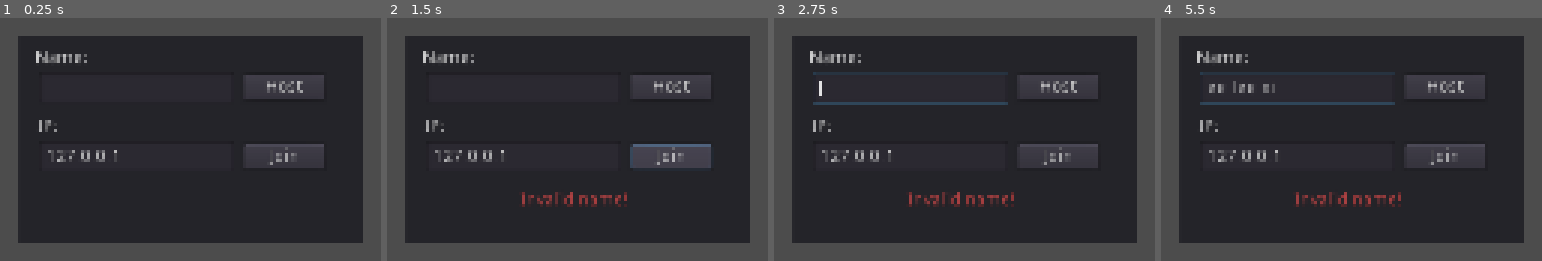
Above: before the commit, frames 1-4 (left to right).
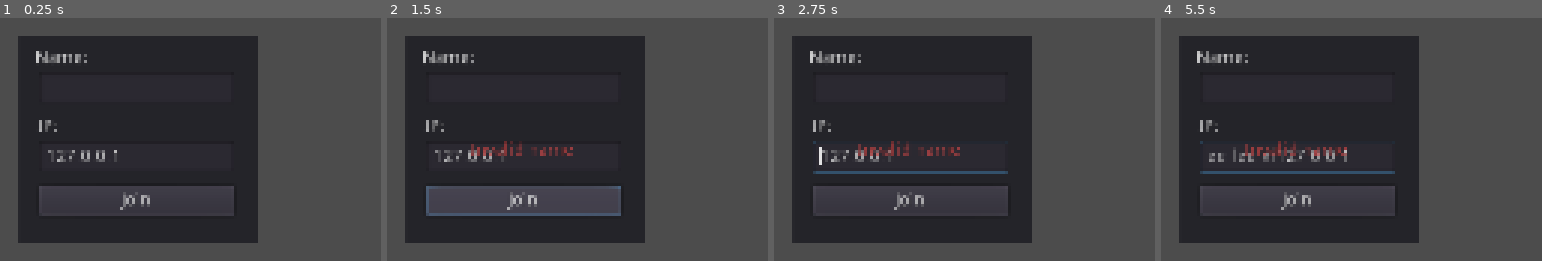
Above: after the commit, the same moments.

Repository: mirondorin/DQ-RL
Game: Godot game, scene res://scenes/SceneHandler.tscn
Same seed, same stepped clock (60 frames per second), same inputs: the game is played once before the commit and once after it. Before the commit the project starts from res://scenes/lobby.tscn.
Inputs (mouse positions are in pixels of both pictures, inside the frame that each line leads up to):
- Up to frame 1 (0.25 s): no input
- Up to frame 2 (1.5 s): click (672, 86) at 0.5 s, where only the run before the commit has a clickable "Host"; click "Join" at 1.25 s
- Up to frame 3 (2.75 s): move the mouse to (outside the picture) at 2.02 s; hold Right (ui_right) from 2.03 s (still down); tap E (interact) at 2.1 s; tap Up (ui_up) at 2.27 s
- Up to frame 4 (5.5 s): tap Enter at 2.75, 4.25 s; move the mouse to (outside the picture) at 2.77 s; tap I (hold_direction) at 2.85 s; tap Up (ui_up) at 3.02, 4.52, 5.27 s; tap E (interact) at 3.05, 3.6, 4.55, 5.3 s; tap Space at 3.5, 5 s; move the mouse to (outside the picture) at 3.52 s; release Right (ui_right) at 3.53 s; hold Left (ui_left) 3.53-4.28 s; move the mouse to (outside the picture) at 4.27 s; hold Right (ui_right) from 4.28 s (still down); tap X (special_attack) at 4.35 s; move the mouse to (outside the picture) at 5.02 s; hold L (utility) from 5.03 s (still down)

The runs differ from the first frame. In frame 1, 25% of the frame differs, in the area x 10-96%, y 7-93%; in frame 2, 28%; in frame 3, 28%; in frame 4, 29%.
Error after the commit: Parse Error: Can't preload resource at path: res://materials/white.tres (res://scripts/mobs/Mob_base.gd:3)

Commit message:
Added client side lobby management with integrated server

Diff:
--- a/project.godot
+++ b/project.godot
@@ -16,11 +16,11 @@
 [application]
 
 config/name="DQ-RL"
-run/main_scene="res://scenes/lobby.tscn"
+run/main_scene="res://scenes/SceneHandler.tscn"
 
 [autoload]
 
-gamestate="*res://scripts/Gamestate.gd"
+Server="*res://scenes/Singleton/Server.gd"
 
 [debug]
 
--- /dev/null
+++ b/scenes/SceneHandler.tscn
@@ -0,0 +1,6 @@
+[gd_scene load_steps=2 format=2]
+
+[ext_resource path="res://scripts/SceneHandler.gd" type="Script" id=1]
+
+[node name="SceneHandler" type="Node"]
+script = ExtResource( 1 )
--- /dev/null
+++ b/scenes/Singleton/Server.gd
@@ -0,0 +1,67 @@
+extends Node
+
+var network = NetworkedMultiplayerENet.new()
+var ip = "127.0.0.1"
+var port = 10567
+var username
+
+
+func _ready():
+	pass
+
+
+func ConnectToServer(_username = "Guest", _ip = "127.0.0.1"):
+	username = _username
+	ip = _ip
+	network.create_client(ip, port)
+	get_tree().set_network_peer(network)
+	network.connect("connection_failed", self, "_OnConnectionFailed")
+	network.connect("connection_succeeded", self, "_OnConnectionSucceeded")
+
+
+func _OnConnectionFailed():
+	print("Failed to connect")
+	print("To enable join button")
+
+
+func _OnConnectionSucceeded():
+	print("Succesfully connected")
+	RequestJoin()
+
+
+func RequestJoin():
+	print("Connecting to request join")
+	rpc_id(1, "JoinRequest", username)
+	username = ""  # so that sniffers do not sniff it
+
+
+remote func ReturnJoinRequest(results):
+	print("results received: " + str(results))
+	if results == true:
+		get_tree().get_root().get_node("SceneHandler").lobby_instance._on_connection_success()
+		print("Joined in lobby")
+
+
+func FetchGameData(data_name, requester):
+	rpc_id(1, "FetchGameData", data_name, requester)
+
+
+remote func ReturnGameData(data_name, s_data, requester):
+	instance_from_id(requester).SetData(data_name, s_data)
+
+
+func FetchPlayerList(requester):
+	print("Fetching player list")
+	rpc_id(1, "FetchPlayerList", requester)
+
+
+remote func ReturnPlayerList(s_players, requester):
+	print("Returning player list")
+	print(s_players)
+	instance_from_id(requester).set_player_list(s_players)
+
+
+remote func SignalPlayerListRefresh(s_players):
+#	TODO: this could be better with an emit("signal")
+	print("Being notified of new player connection")
+	get_tree().get_root().get_node("SceneHandler").lobby_instance.set_player_list(s_players)
--- a/scenes/lobby.tscn
+++ b/scenes/lobby.tscn
@@ -62,22 +62,15 @@
 is forwarded on your router."
 align = 1
 
-[node name="FindPublicIP" type="LinkButton" parent="Players"]
-margin_left = 168.0
-margin_top = 393.5
-margin_right = 341.0
-margin_bottom = 407.5
-text = "Find your public IP address"
-
 [node name="Connect" type="Panel" parent="."]
-anchor_left = 0.5
+anchor_left = 0.478
 anchor_top = 0.5
-anchor_right = 0.5
+anchor_right = 0.478
 anchor_bottom = 0.5
-margin_left = -138.5
-margin_top = -83.5
-margin_right = 138.5
-margin_bottom = 83.5
+margin_left = -95.76
+margin_top = -83.0
+margin_right = 97.24
+margin_bottom = 84.0
 size_flags_horizontal = 2
 size_flags_vertical = 2
 
@@ -116,24 +109,15 @@
 size_flags_horizontal = 2
 size_flags_vertical = 2
 text = "127.0.0.1"
-
-[node name="Host" type="Button" parent="Connect"]
-margin_left = 181.0
-margin_top = 31.0
-margin_right = 246.0
-margin_bottom = 51.0
-size_flags_horizontal = 2
-size_flags_vertical = 2
-text = "Host"
 __meta__ = {
 "_edit_use_anchors_": false
 }
 
 [node name="Join" type="Button" parent="Connect"]
-margin_left = 181.0
-margin_top = 87.0
-margin_right = 246.0
-margin_bottom = 107.0
+margin_left = 17.0
+margin_top = 120.0
+margin_right = 173.0
+margin_bottom = 144.0
 size_flags_horizontal = 2
 size_flags_vertical = 2
 text = "Join"
@@ -142,10 +126,10 @@
 }
 
 [node name="ErrorLabel" type="Label" parent="Connect"]
-margin_left = 15.0
-margin_top = 125.0
-margin_right = 257.0
-margin_bottom = 139.0
+margin_left = 17.5612
+margin_top = 85.0
+margin_right = 173.561
+margin_bottom = 109.0
 size_flags_horizontal = 2
 size_flags_vertical = 0
 custom_colors/font_color = Color( 0.820312, 0.291595, 0.291595, 1 )
@@ -157,6 +141,4 @@
 size_flags_horizontal = 2
 size_flags_vertical = 2
 [connection signal="pressed" from="Players/Start" to="." method="_on_start_pressed"]
-[connection signal="pressed" from="Players/FindPublicIP" to="." method="_on_find_public_ip_pressed"]
-[connection signal="pressed" from="Connect/Host" to="." method="_on_host_pressed"]
 [connection signal="pressed" from="Connect/Join" to="." method="_on_join_pressed"]
--- a/scripts/Levels/tutorial1.gd
+++ b/scripts/Levels/tutorial1.gd
@@ -13,10 +13,11 @@
 	$MobStatic.stats['health'] = 99999
 
 func _process(delta):
-	for player in players:
-		if player.stats['health'] <= 0:
-			player.position = currentrespawn.position
-			player.stats['health'] = respawnhealth
+#	for player in players:
+#		if player.stats['health'] <= 0:
+#			player.position = currentrespawn.position
+#			player.stats['health'] = respawnhealth
+	pass
 
 
 func _on_StartTrigger_area_entered(area):
--- a/scripts/NewLevelDoor.gd
+++ b/scripts/NewLevelDoor.gd
@@ -4,8 +4,9 @@
 	pass
 
 sync func do_interact():
-	if is_network_master():
-		gamestate.change_level()
+#	if is_network_master():
+#		gamestate.change_level()
+	pass
 
 func interact():
 	rpc("do_interact")
--- a/scripts/PhysicsEntity.gd
+++ b/scripts/PhysicsEntity.gd
@@ -2,7 +2,7 @@
 
 export var SPEED = 100
 export var JUMPSPEED = 80
-onready var GRAVITY = get_tree().get_root().get_node('MainScene/GlobalSettings').GRAVITY
+#onready var GRAVITY = get_tree().get_root().get_node('MainScene/GlobalSettings').GRAVITY
 
 export var air_resistance_factor = 11
 export var collision_resistance_factor = 3
--- /dev/null
+++ b/scripts/SceneHandler.gd
@@ -0,0 +1,22 @@
+extends Node
+
+var mapstart = preload("res://Scenes/levels/level0.tscn")
+var lobby = preload("res://Scenes/lobby.tscn")
+
+var game_data = {}
+
+var lobby_instance
+
+func _ready():
+#	var mapstart_instance = mapstart.instance()
+#	add_child(mapstart_instance)
+	lobby_instance = lobby.instance()
+	add_child(lobby_instance)
+	print(lobby_instance)
+#	yield(get_tree().create_timer(1), "timeout")
+#	Server.FetchGameData("a", get_instance_id())
+
+
+func SetData(key, s_value):
+	game_data[key] = s_value
+	print(game_data)
--- a/scripts/lobby.gd
+++ b/scripts/lobby.gd
@@ -1,97 +1,75 @@
 extends Control
 
 
+onready var connection_panel = get_node("Connect")
+onready var players_panel = get_node("Players")
+onready var username_input = get_node("Connect/Name")
+onready var server_ip = get_node("Connect/IPAddress")
+onready var error_label = get_node("Connect/ErrorLabel")
+onready var join_button = get_node("Connect/Join")
+onready var player_list = get_node("Players/List")
+
+var players = []
+
+
 func _ready():
-	# Called every time the node is added to the scene.
-	gamestate.connect("connection_failed", self, "_on_connection_failed")
-	gamestate.connect("connection_succeeded", self, "_on_connection_success")
-	gamestate.connect("player_list_changed", self, "refresh_lobby")
-	gamestate.connect("game_ended", self, "_on_game_ended")
-	gamestate.connect("game_error", self, "_on_game_error")
-	# Set the player name according to the system username. Fallback to the path.
 	if OS.has_environment("USERNAME"):
-		$Connect/Name.text = OS.get_environment("USERNAME")
+		username_input.text = OS.get_environment("USERNAME")
 	else:
 		var desktop_path = OS.get_system_dir(0).replace("\\", "/").split("/")
-		$Connect/Name.text = desktop_path[desktop_path.size() - 2]
-
-
-func _on_host_pressed():
-	print("ok 1")
-	if $Connect/Name.text == "":
-		$Connect/ErrorLabel.text = "Invalid name!"
-		return
-
-	$Connect.hide()
-	$Players.show()
-	$Connect/ErrorLabel.text = ""
-
-	var player_name = $Connect/Name.text
-	print("ok 2")
-	gamestate.host_game(player_name)
-	print("ok 3")
-	refresh_lobby()
+		username_input.text = desktop_path[desktop_path.size() - 2]
 
 
 func _on_join_pressed():
-
-	if $Connect/Name.text == "":
-		$Connect/ErrorLabel.text = "Invalid name!"
+	if username_input.text == "":
+		error_label.text = "Invalid name!"
 		return
-
-	var ip = $Connect/IPAddress.text
+	var ip = server_ip.text
 	if not ip.is_valid_ip_address():
-		$Connect/ErrorLabel.text = "Invalid IP address!"
+		error_label.text = "Invalid IP address!"
 		return
-
-	$Connect/ErrorLabel.text = ""
-	$Connect/Host.disabled = true
-	$Connect/Join.disabled = true
-
-	var player_name = $Connect/Name.text
-	gamestate.join_game(ip, player_name)
+	error_label.text = ""
+	join_button.disabled = true
+	var username = username_input.get_text()
+	print("Attempting to join")
+	Server.ConnectToServer(username)
 
 
 func _on_connection_success():
-	$Connect.hide()
-	$Players.show()
+	connection_panel.hide()
+	players_panel.show()
+	refresh_player_list()
+
+
+func refresh_player_list():
+	Server.FetchPlayerList(get_instance_id())
 
 
 func _on_connection_failed():
-	$Connect/Host.disabled = false
-	$Connect/Join.disabled = false
-	$Connect/ErrorLabel.set_text("Connection failed.")
+	join_button.disabled = false
+	error_label.set_text("Connection failed.")
 
 
 func _on_game_ended():
 	show()
-	$Connect.show()
-	$Players.hide()
-	$Connect/Host.disabled = false
-	$Connect/Join.disabled = false
+	connection_panel.show()
+	players_panel.hide()
+	join_button.disabled = false
 
 
 func _on_game_error(errtxt):
-	$ErrorDialog.dialog_text = errtxt
-	$ErrorDialog.popup_centered_minsize()
-	$Connect/Host.disabled = false
-	$Connect/Join.disabled = false
+	error_label.dialog_text = errtxt
+	error_label.popup_centered_minsize()
+	join_button.disabled = false
 
 
 func refresh_lobby():
-	var players = gamestate.get_player_list()
 	players.sort()
-	$Players/List.clear()
-	$Players/List.add_item(gamestate.get_player_name() + " (You)")
+	player_list.clear()
 	for p in players:
-		$Players/List.add_item(p)
-
-	$Players/Start.disabled = not get_tree().is_network_server()
+		player_list.add_item(p)
 
 
-func _on_start_pressed():
-	gamestate.begin_game()
-
-
-func _on_find_public_ip_pressed():
-	OS.shell_open("https://icanhazip.com/")
+func set_player_list(s_players):
+	players = s_players
+	refresh_lobby()
--- a/scripts/mobs/Mob_base.gd
+++ b/scripts/mobs/Mob_base.gd
@@ -25,7 +25,7 @@
 var jump_cooldown = 4
 
 var in_area = []
-onready var	GlobalSettings = get_node("/root/MainScene/GlobalSettings")
+#onready var	GlobalSettings = get_node("/root/MainScene/GlobalSettings")
 
 func _init():
 	stats["health"] = 25
@@ -35,7 +35,8 @@
 		attack_timer.wait_time = attack_cooldown
 		jump_timer.wait_time = jump_cooldown
 		jump_timer.start()
-		var lvl_nr = GlobalSettings.level_nr
+#		var lvl_nr = GlobalSettings.level_nr
+		var lvl_nr = 0
 		if self.is_in_group("boss"):
 			set_initial_health(stats["health"] * (lvl_nr + 2) / 2)
 		else:
@@ -106,7 +107,7 @@
 func _physics_process(delta):
 	if is_network_master():
 		follow_player()
-		velocity.y += delta * GRAVITY
+#		velocity.y += delta * GRAVITY
 
 		if can_jump and follow and len(in_area) > 0 and position.y >= player.position.y - 5:
 			velocity.y += jump()
Not shown, changed: README.md
